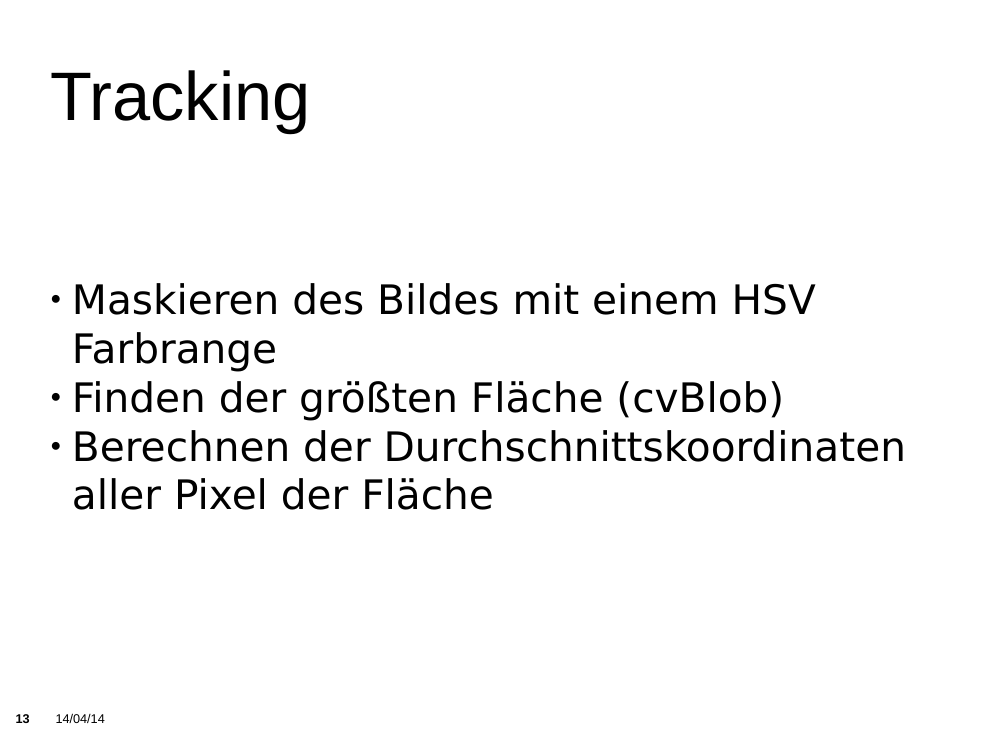
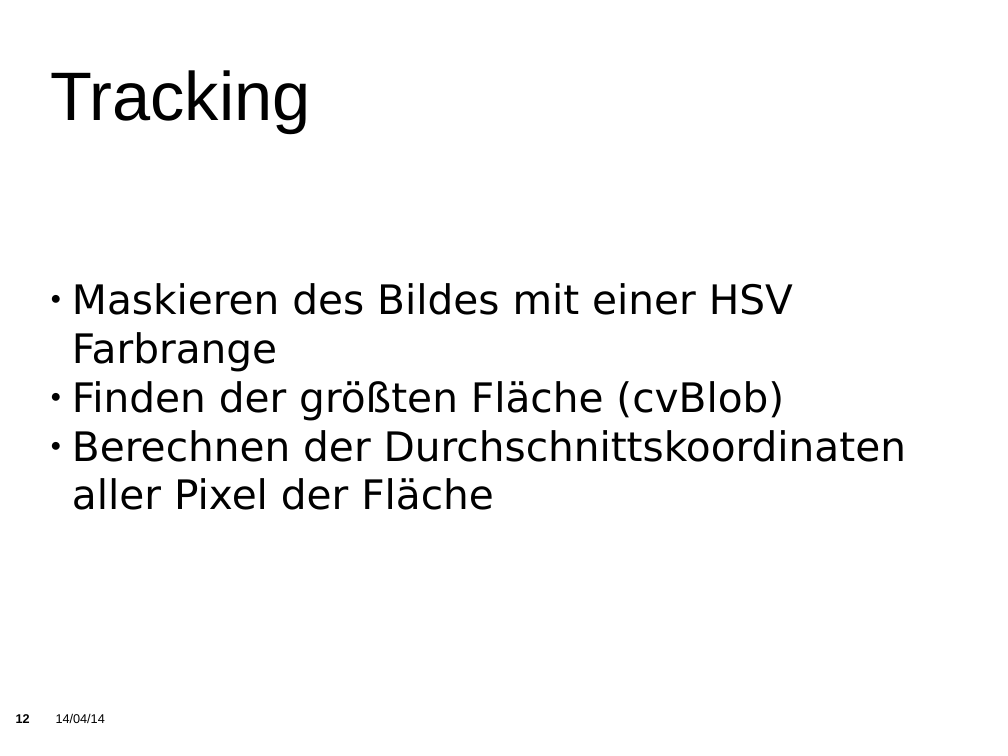
Before and after one commit to KITrokopter/Presentation, a slide deck: slide 12 of PresentationInTotal v0.1.odp (slide 13 before the commit). Drawn at 1008x756 pixels with LibreOffice and Linux fonts; fonts in the diff are those of the drawing; background and template pictures are left out. Boxes give left, top, right and bottom in pixels: in the first picture for what was removed or moved away, otherwise in the second. Text is boxed around its words. In the diff, an @@ line names an element or a change of style, - is before the commit and + after.

```diff
--- a/PresentationInTotal v0.1.odp
+++ b/PresentationInTotal v0.1.odp
@@ subtitle at (72,283,793,372): text changed @@
-● Maskieren des Bildes mit einem HSV Farbrange
+● Maskieren des Bildes mit einer HSV Farbrange
```
Also in this commit, not shown: 10 other slides changed, 3 slides removed.
